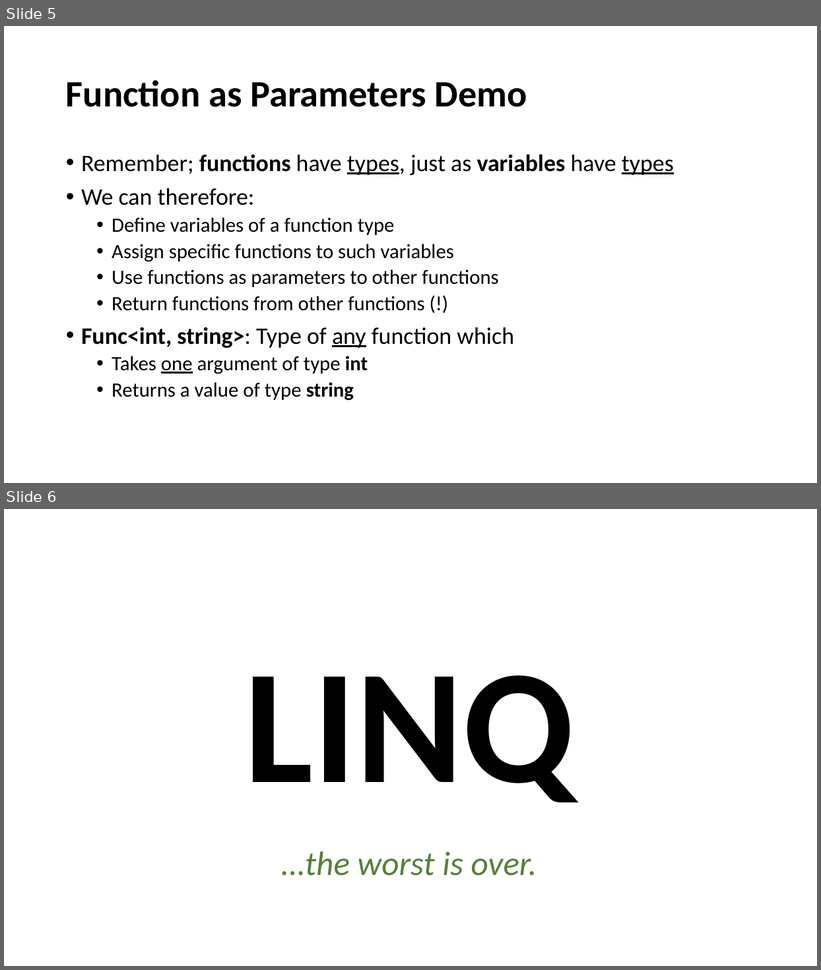
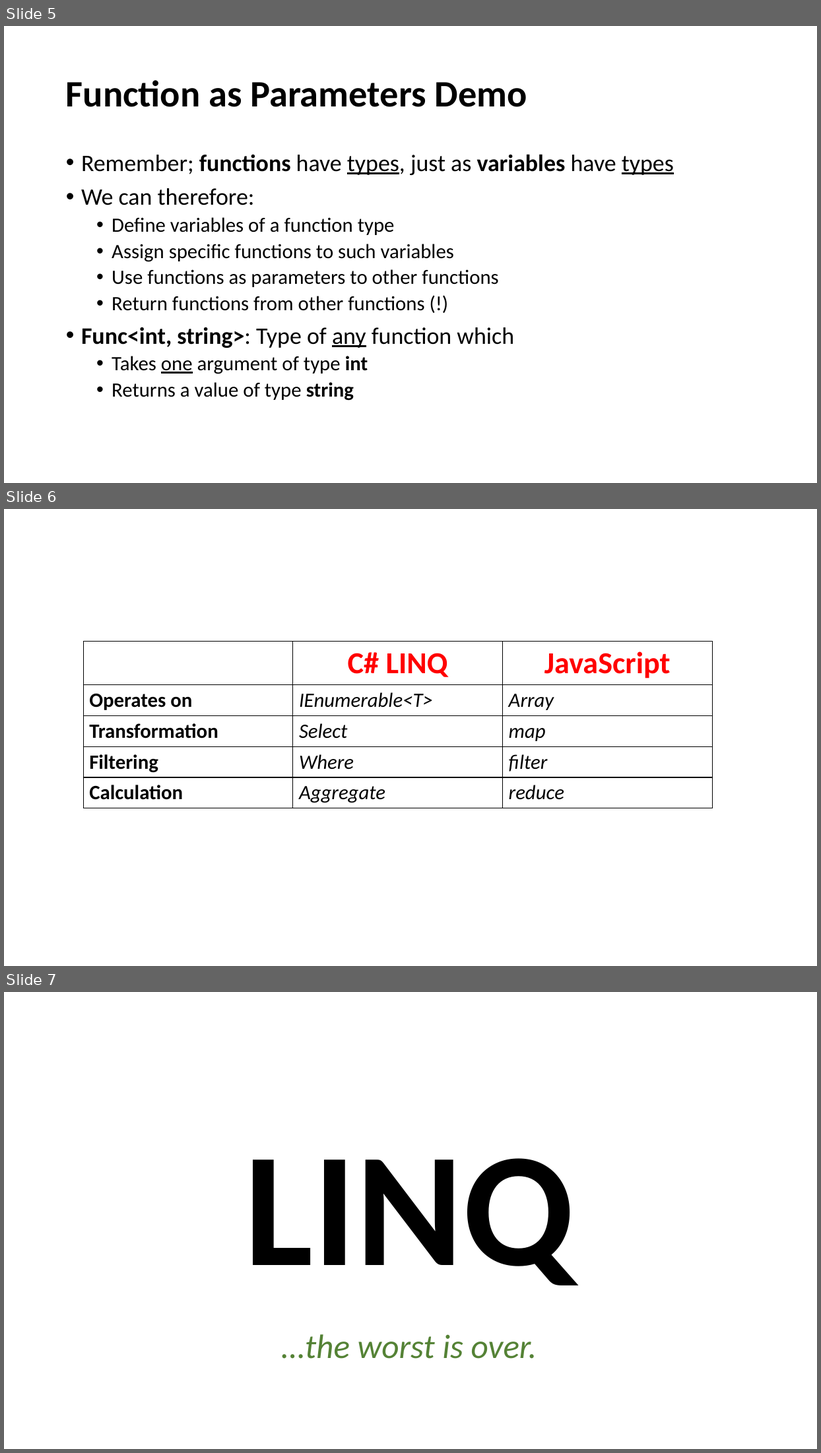
Before and after one commit to perl-easj/OOProg, a slide deck: ASWC/Presentations/ASWC_Day2_LINQ.pptx. Shown one above the other, each under a label of ours: slides 5 and 6 before the commit, slides 5, 6 and 7 after it. The pictures are 821x970 and 821x1453 pixels, drawn with LibreOffice and Linux fonts; fonts in the diff are those of the drawing. Boxes give left, top, right and bottom in pixels: in the first picture for what was removed or moved away, otherwise in the second. Text is boxed around its words. In the diff, an @@ line names an element or a change of style, - is before the commit and + after.

```diff
--- a/ASWC/Presentations/ASWC_Day2_LINQ.pptx
+++ b/ASWC/Presentations/ASWC_Day2_LINQ.pptx
@@ slide 6 added at (4,509,817,966), background #FFFFFF @@
@@ table added at (83,642,713,806), 5 rows, 3 columns @@
+ | C# LINQ | JavaScript
+Operates on | IEnumerable<T> | Array
+Transformation | Select | map
+Filtering | Where | filter
+Calculation | Aggregate | reduce
@@ what was slide 6 is now slide 7 @@
```
Also in this commit, not shown: 4 other files.
